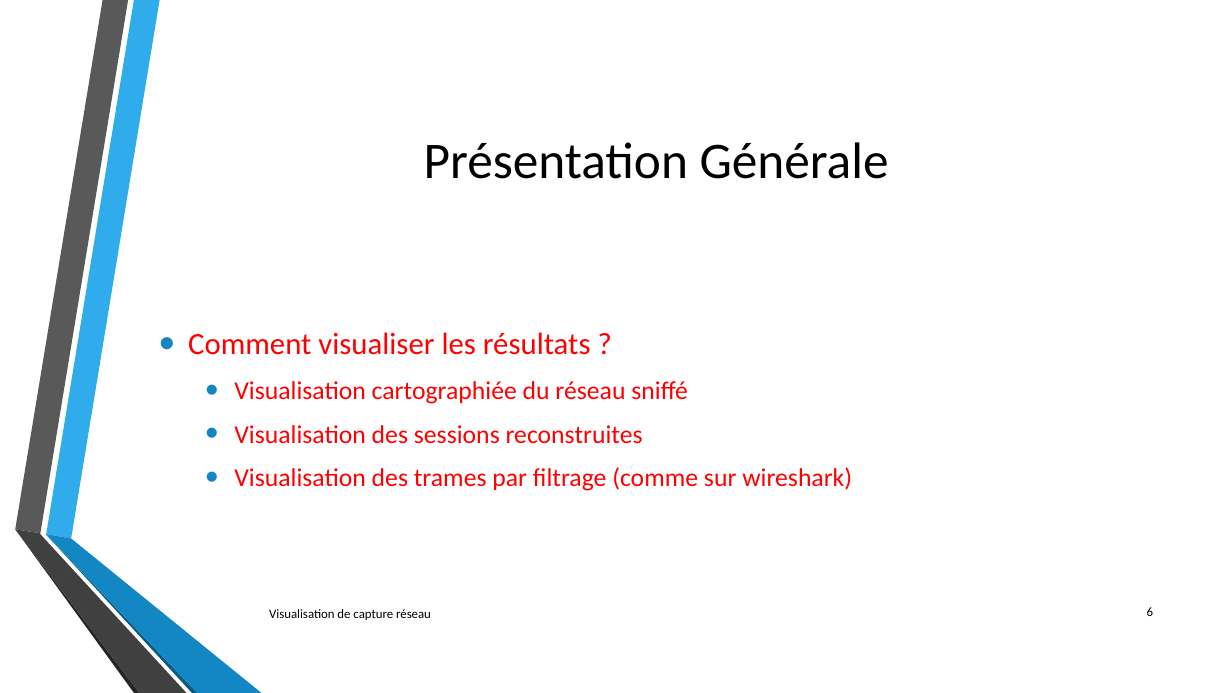
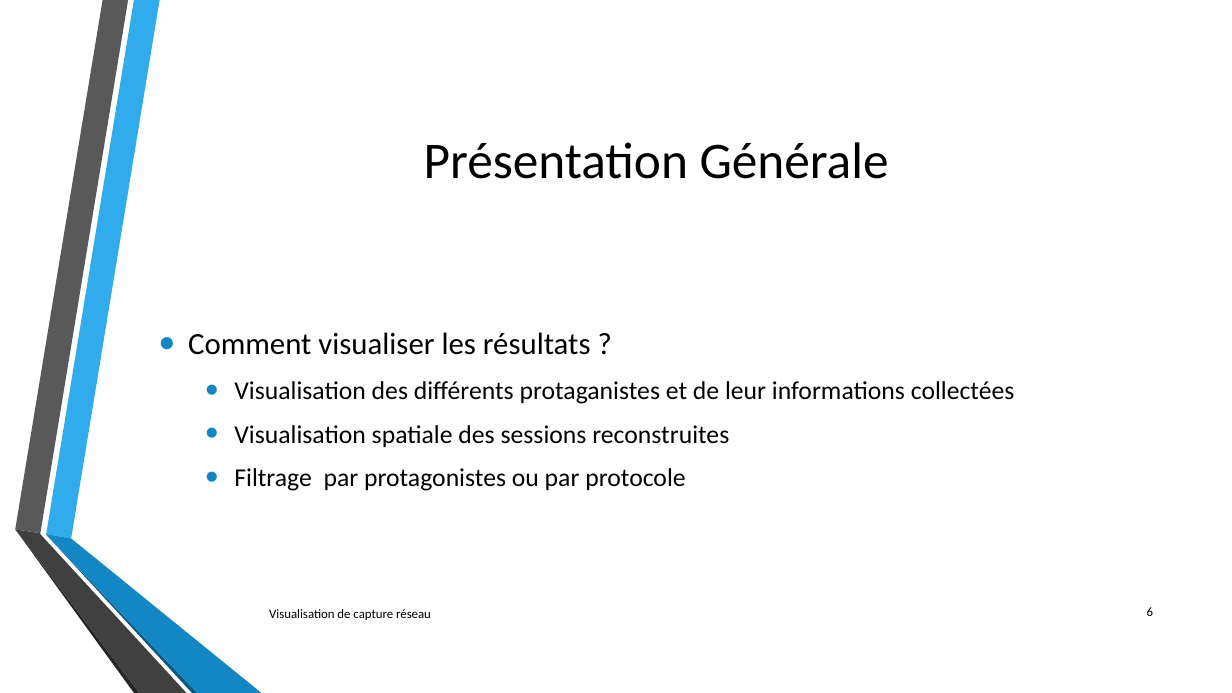
Before and after one commit to lechinoix/Pcap-visualization-project, a slide deck: slide 6 of Outils de visualisation de capture réseau.pptx. Drawn at 1232x693 pixels with LibreOffice and Linux fonts; fonts in the diff are those of the drawing; background and template pictures are left out. Boxes give left, top, right and bottom in pixels: in the first picture for what was removed or moved away, otherwise in the second. Text is boxed around its words. In the diff, an @@ line names an element or a change of style, - is before the commit and + after.

```diff
--- a/Outils de visualisation de capture réseau.pptx
+++ b/Outils de visualisation de capture réseau.pptx
@@ text at box(188, 332, 591, 355): text colour #FF0000 to #000000 in "Comment visualiser les résultats ?" @@
@@ text at box(234, 381, 1015, 491): text changed; text colour #FF0000 to #000000 @@
-  • Visualisation cartographiée du réseau sniffé
-  • Visualisation des sessions reconstruites
-  • Visualisation des trames par filtrage (comme sur wireshark)
+  • Visualisation des différents protaganistes et de leur informations collectées
+  • Visualisation spatiale des sessions reconstruites
+  • Filtrage par protagonistes ou par protocole
```
Also in this commit, not shown: 9 other slides changed, 4 slides added.
